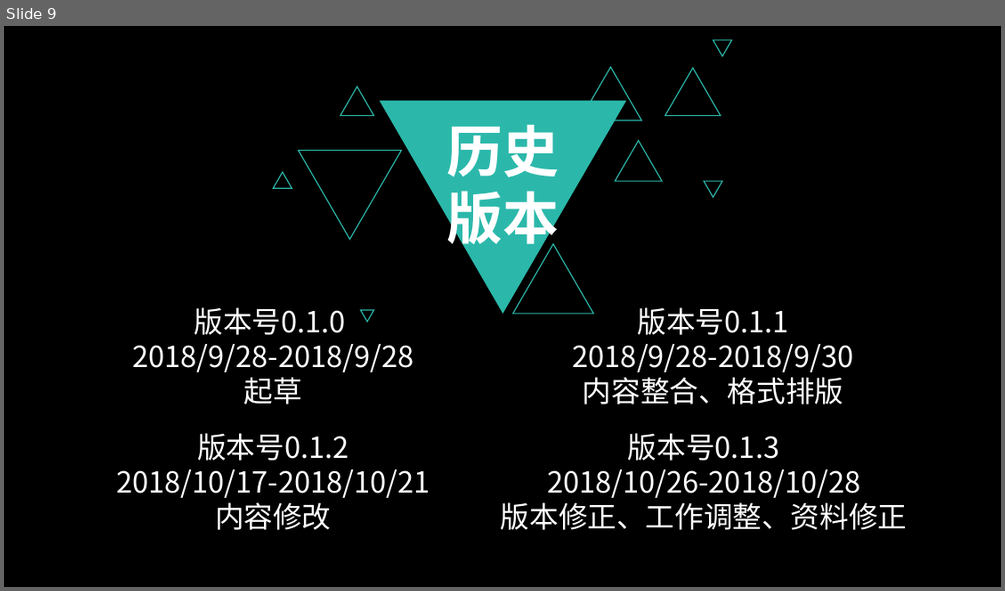
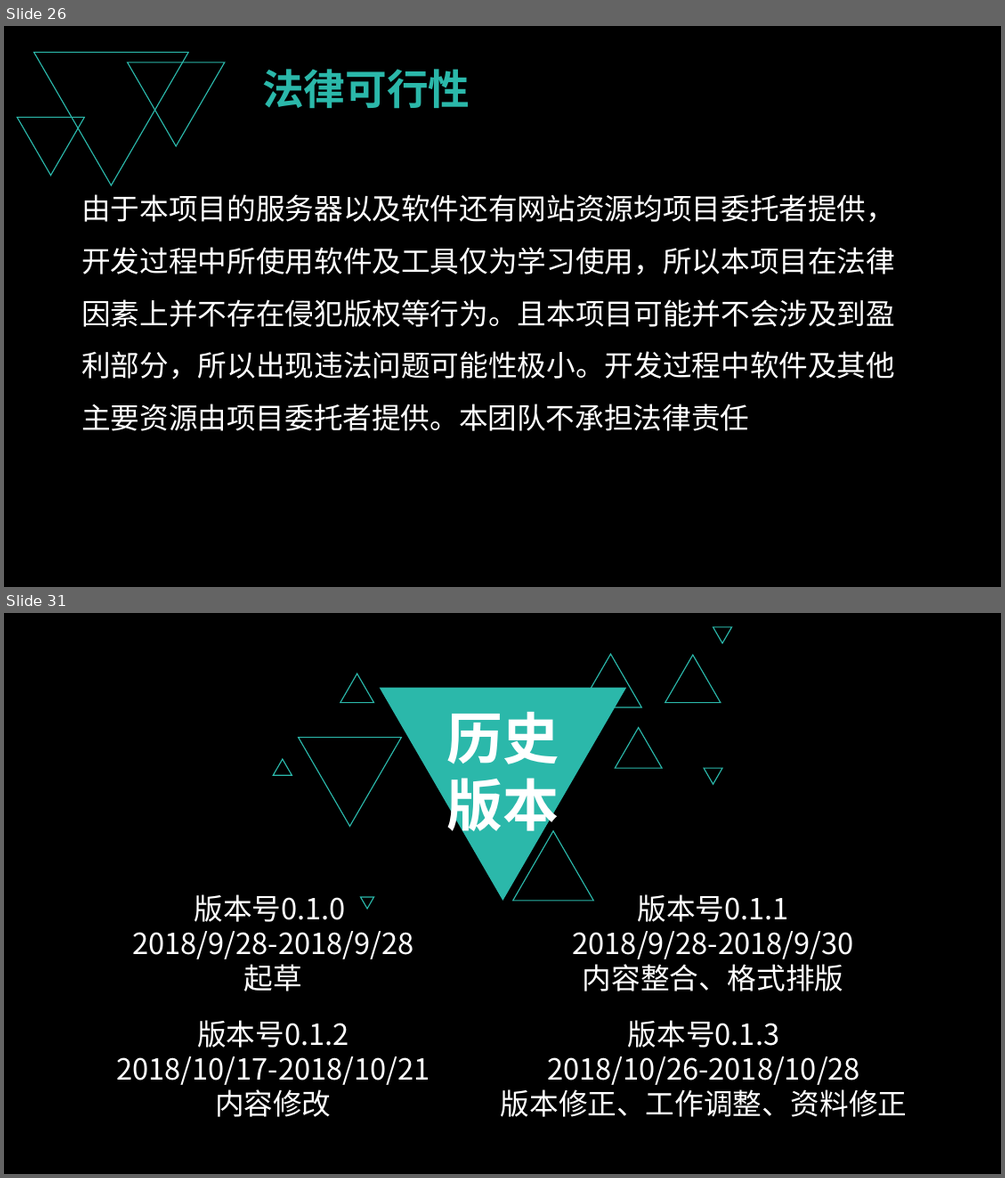
Before and after one commit to PRD2018-G03/PRD2018-G03-SoftwareEngineeringProject, a slide deck: 非受控文档/1_沈启航/PPT/需求项目工程计划评审PPT.pptx. Shown one above the other, each under a label of ours: slide 9 before the commit, slides 26 and 31 after it; the slides between them are not shown. The pictures are 1005x591 and 1005x1178 pixels, drawn with LibreOffice and Linux fonts; fonts in the diff are those of the drawing. Boxes give left, top, right and bottom in pixels: in the first picture for what was removed or moved away, otherwise in the second. Text is boxed around its words. In the diff, an @@ line names an element or a change of style, - is before the commit and + after.

```diff
--- a/非受控文档/1_沈启航/PPT/需求项目工程计划评审PPT.pptx
+++ b/非受控文档/1_沈启航/PPT/需求项目工程计划评审PPT.pptx
@@ slide 26 added at [4,26,1001,587], background #000000 @@
@@ triangle added at [34,52,188,185], outline #2BB8AA 1 pt @@
@@ triangle added at [128,62,225,146], outline #2BB8AA 1 pt @@
@@ text added at [262,69,469,109], 40 pt, text #2BB8AA, bold @@
+法律可行性
@@ triangle added at [17,117,85,176], outline #2BB8AA 1 pt @@
@@ text added at [81,194,895,431], 28 pt, text #FFFFFF @@
+由于本项目的服务器以及软件还有网站资源均项目委托者提供，开发过程中所使用软件及工具仅为学习使用，所以本项目在法律因素上并不存在侵犯版权等行为。且本项目可能并不会涉及到盈利部分，所以出现违法问题可能性极小。开发过程中软件及其他主要资源由项目委托者提供。本团队不承担法律责任
@@ what was slide 9 is now slide 31 @@
```
Also in this commit, not shown: 2 slides changed, 27 other slides added, 6 slides removed, 1 other file.
